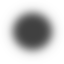
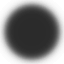
Before/after of a 64×64 layered artwork. What changed in the layer stack:
moved "图层 1" above "椭圆 2", painted on it over [0, 0, 64, 64]
